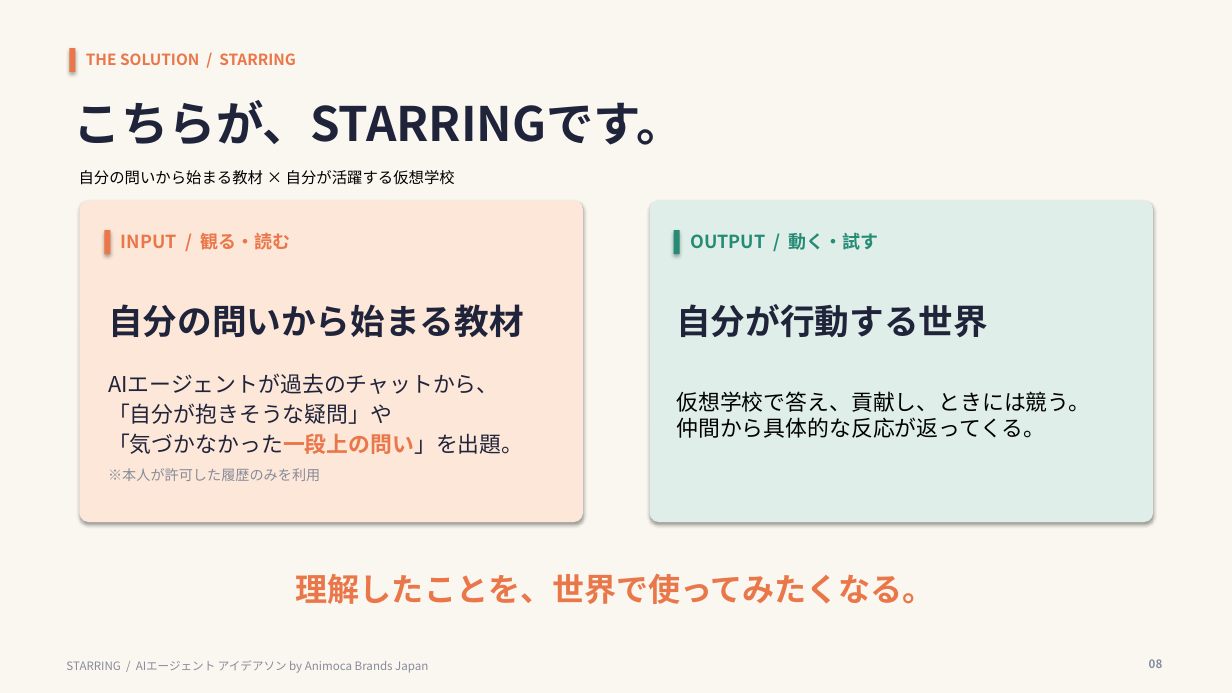
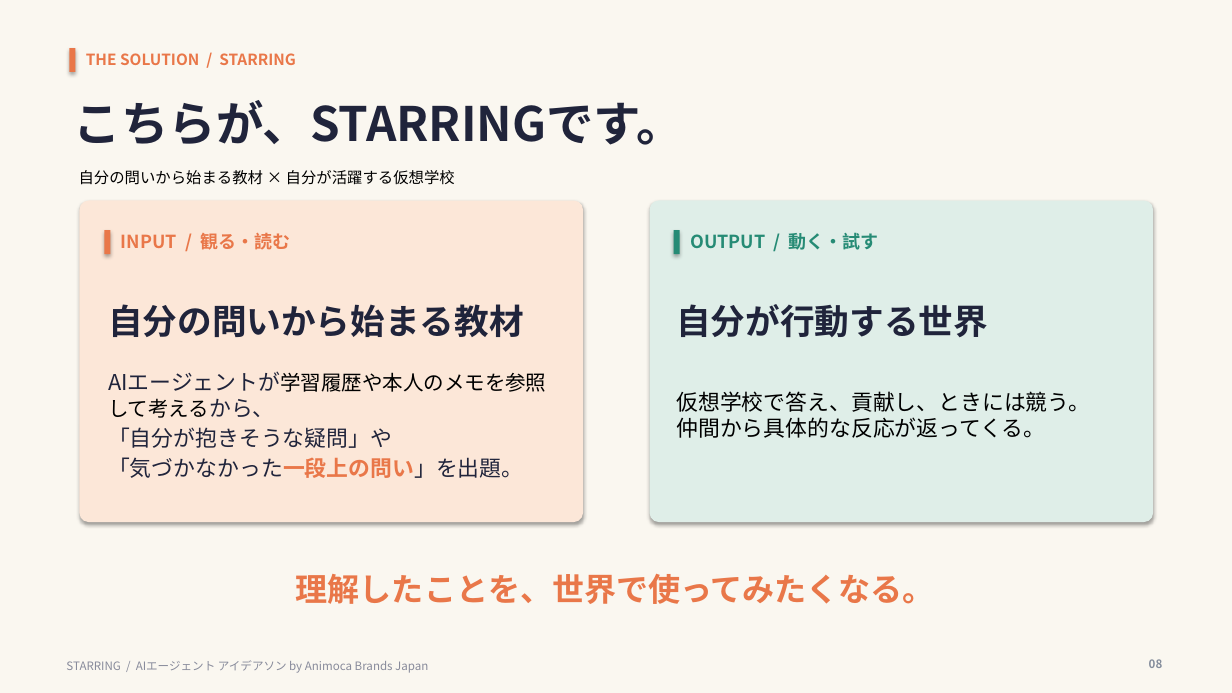
Before and after one commit to zpx9/a1, a slide deck: slide 8 of STARRING_final.pptx. Drawn at 1232x693 pixels with LibreOffice and Linux fonts; fonts in the diff are those of the drawing. Boxes give left, top, right and bottom in pixels: in the first picture for what was removed or moved away, otherwise in the second. Text is boxed around its words. In the diff, an @@ line names an element or a change of style, - is before the commit and + after.

```diff
--- a/STARRING_final.pptx
+++ b/STARRING_final.pptx
@@ text "AIエージェントが学習履歴や本人のメモを参照して考えるから、": place and size @@
-text "AIエージェントが学習履歴や本人のメモを参照して考えるから、" at (108, 373, 523, 481)
+text "AIエージェントが学習履歴や本人のメモを参照して考えるから、" at (108, 399, 523, 478)
@@ text at (209, 399, 275, 417): text changed; size 17 to 16 pt; font Noto Sans CJK JP to Calibri; text colour #20243B to #000000 @@
-AIエージェントが過去のチャットから、
+AIエージェントが学習履歴や本人のメモを参照して考えるから、
@@ text at (108, 468, 320, 481): paragraph removed @@
-※本人が許可した履歴のみを利用
```
Also in this commit, not shown: 1 other slide changed, 1 other file.
